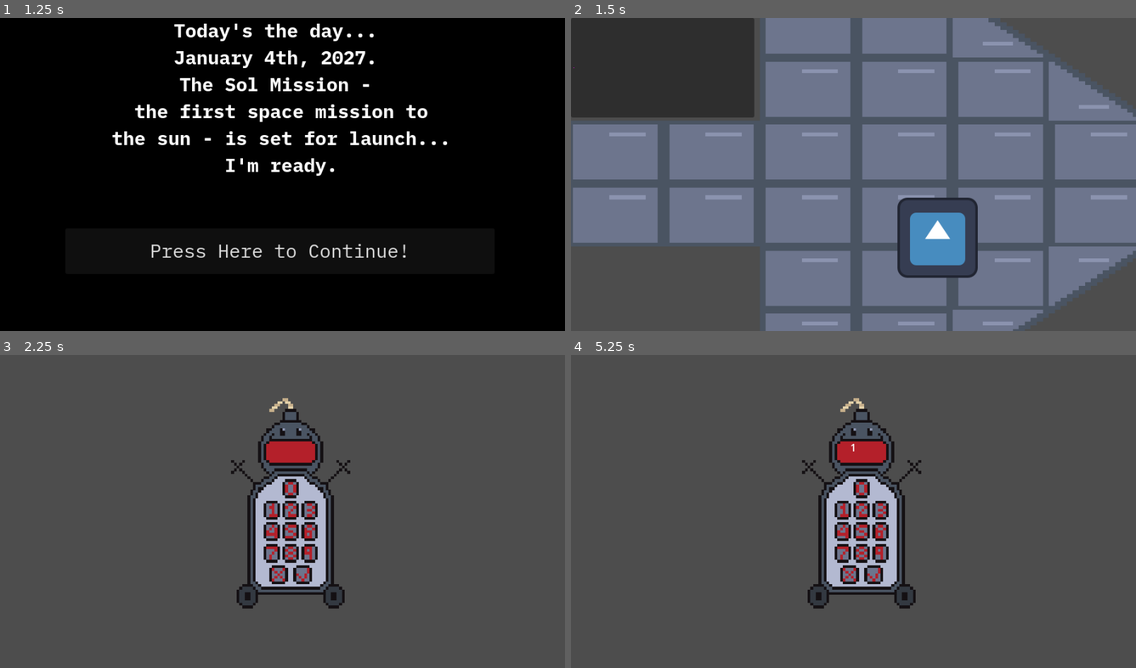
Above: before the commit, frames 1-4 (two rows, left to right).
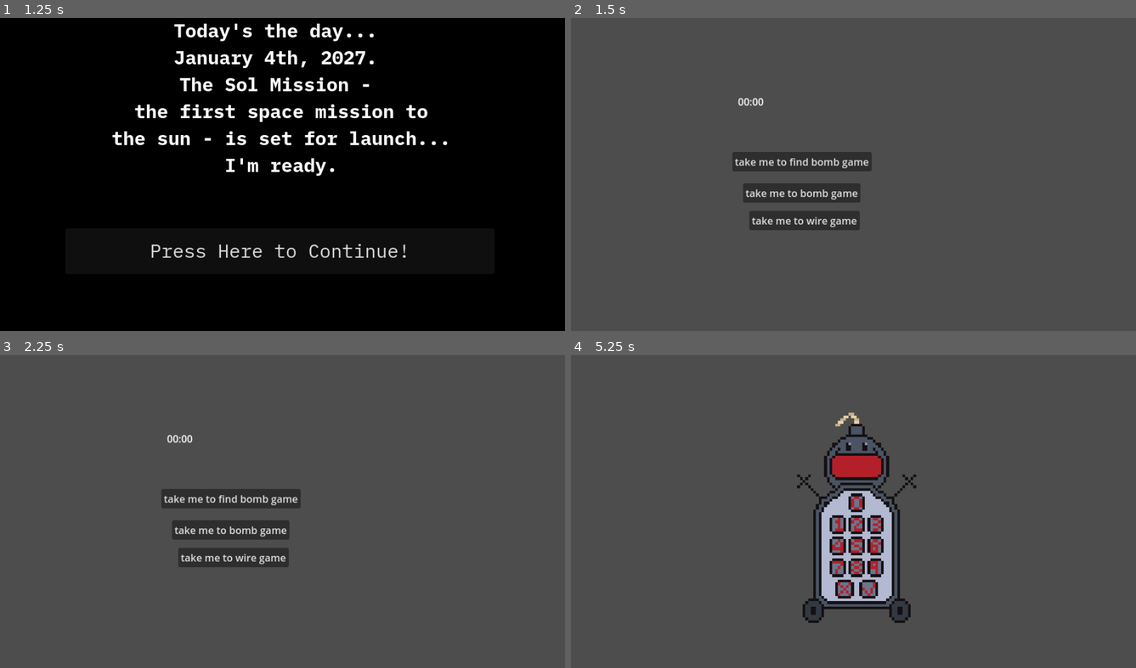
Above: after the commit, the same moments.

Repository: TheMillsheistyoftheEast/T-Minus
Game: Godot game, scene res://scenes/menu.tscn
The game is run twice, just before and just after one commit, with the same random seed, the same clock (stepped at 60 frames per second) and the same inputs. The engine's default icon, where the game draws it, is replaced by a stand-in: a white triangle on a blue panel in a dark square.
Inputs (mouse positions are in pixels of both pictures, inside the frame that each line leads up to):
- Up to frame 1 (1.25 s): click "start" at 0.5 s
- Up to frame 2 (1.5 s): click "Press Here to Continue!" at 1.25 s
- Up to frame 3 (2.25 s): click (90, 405) at 2.02 s
- Up to frame 4 (5.25 s): click (876, 574) at 2.77 s; click (876, 574) at 3.52 s; click (842, 511) at 4.27 s; click (802, 530) at 5 s, where only the run after the commit has a clickable "take me to bomb game"

Frame 1 is identical in both runs. In frame 2, 69% of the frame differs, in the area x 0-100%, y 0-100%; in frame 3, 9.2%; in frame 4, 7.2%.

Commit message:
switche dthe intro to move to main instead of to the bomb number game

Diff:
--- a/scenes/main.tscn
+++ b/scenes/main.tscn
@@ -12,10 +12,10 @@
 [node name="Timer" parent="." instance=ExtResource("2_0wfyh")]
 
 [node name="time label" type="Label" parent="."]
-offset_left = 344.0
-offset_top = 112.0
-offset_right = 385.0
-offset_bottom = 135.0
+offset_left = 264.0
+offset_top = 120.0
+offset_right = 305.0
+offset_bottom = 143.0
 text = "00:00"
 
 [node name="Find Bomb Game" parent="." instance=ExtResource("3_tbgi4")]
--- a/scripts/intro.gd
+++ b/scripts/intro.gd
@@ -12,4 +12,4 @@
 
 #When the enter button is pressed go to first game
 func _on_button_pressed() -> void:
-	get_tree().change_scene_to_file("res://scenes/find_bomb_game.tscn")
+	get_tree().change_scene_to_file("res://scenes/main.tscn")
--- a/scripts/main.gd
+++ b/scripts/main.gd
@@ -7,18 +7,18 @@
 @onready var camera2d: Camera2D = $Camera2D
 
 #cut wire game vars
-@onready var redWire: Button = $"red wire"
-@onready var yellowWire: Button = $"yellow wire"
-@onready var blueWire: Button = $"blue wire"
-@onready var greenWire: Button = $"green wire"
-@onready var red_pre_cut: Sprite2D = $"red wire/pre cut"
-@onready var red_post_cut: Sprite2D = $"red wire/post cut"
-@onready var yellow_pre_cut: Sprite2D = $"yellow wire/pre cut"
-@onready var yellow_post_cut: Sprite2D = $"yellow wire/post cut"
-@onready var blue_pre_cut: Sprite2D = $"blue wire/pre cut"
-@onready var blue_post_cut: Sprite2D = $"blue wire/post cut"
-@onready var green_pre_cut: Sprite2D = $"green wire/pre cut"
-@onready var green_post_cut: Sprite2D = $"green wire/post cut"
+@onready var redWire: Button = $"CutTheWiresGame/red wire"
+@onready var yellowWire: Button = $"CutTheWiresGame/yellow wire"
+@onready var blueWire: Button = $"CutTheWiresGame/blue wire"
+@onready var greenWire: Button = $"CutTheWiresGame/green wire"
+@onready var red_pre_cut: Sprite2D = $"CutTheWiresGame/red wire/pre cut"
+@onready var red_post_cut: Sprite2D = $"CutTheWiresGame/red wire/post cut"
+@onready var yellow_pre_cut: Sprite2D = $"CutTheWiresGame/yellow wire/pre cut"
+@onready var yellow_post_cut: Sprite2D = $"CutTheWiresGame/yellow wire/post cut"
+@onready var blue_pre_cut: Sprite2D = $"CutTheWiresGame/blue wire/pre cut"
+@onready var blue_post_cut: Sprite2D = $"CutTheWiresGame/blue wire/post cut"
+@onready var green_pre_cut: Sprite2D = $"CutTheWiresGame/green wire/pre cut"
+@onready var green_post_cut: Sprite2D = $"CutTheWiresGame/green wire/pre cut"
 #@onready var timer: Timer = $"Timer"
 #@onready var timeLabel: Label = $"time label"
 
@@ -26,10 +26,10 @@
 var correctPassword = "1427"
 var attempt = ""
 #
-#@onready var passwordField: Label = $"password field"
-#@onready var correctSound: AudioStreamPlayer2D = $"correct sound"
-#@onready var wrongSound: AudioStreamPlayer2D = $"wrong sound"
-#@onready var keyPressed: AudioStreamPlayer2D = $"key pressed"
+@onready var passwordField: Label = $"BombGame/keypad/password field"
+@onready var correctSound: AudioStreamPlayer2D = $"BombGame/keypad/correct sound"
+@onready var wrongSound: AudioStreamPlayer2D = $"BombGame/keypad/wrong sound"
+@onready var keyPressed: AudioStreamPlayer2D = $"BombGame/keypad/key pressed"
 
 #find bomb game vars
 var direction := Input.get_axis("ui_left", "ui_right")
@@ -73,8 +73,8 @@
 
 
 
-func _on_bomb_scene_pressed() -> void:
-	get_tree().change_scene_to_file("res://scenes/bomb_game.tscn")
+#func _on_bomb_scene_pressed() -> void:
+	#get_tree().change_scene_to_file("res://scenes/bomb_game.tscn")
 
 
 func _on_go_bomb_pressed() -> void:
